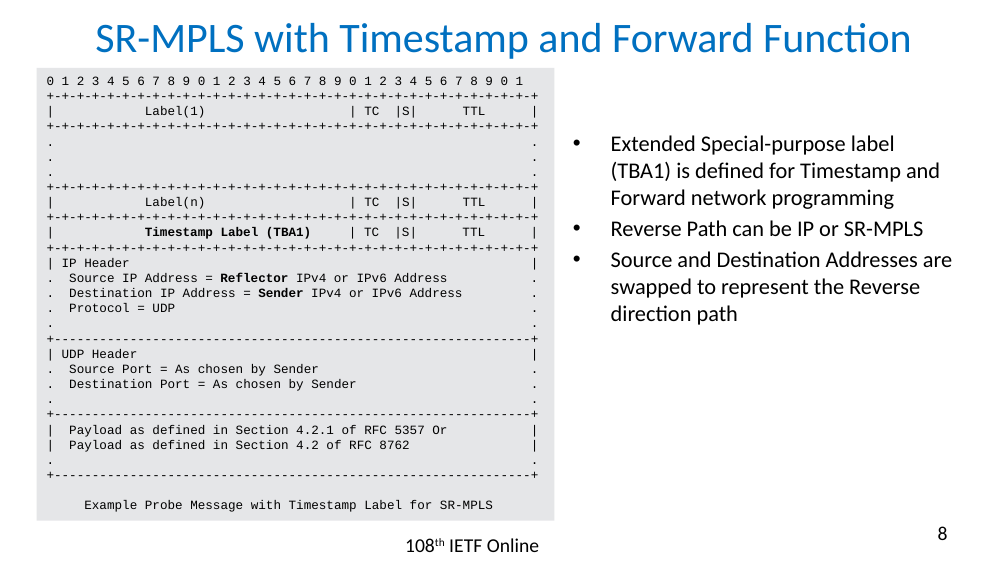
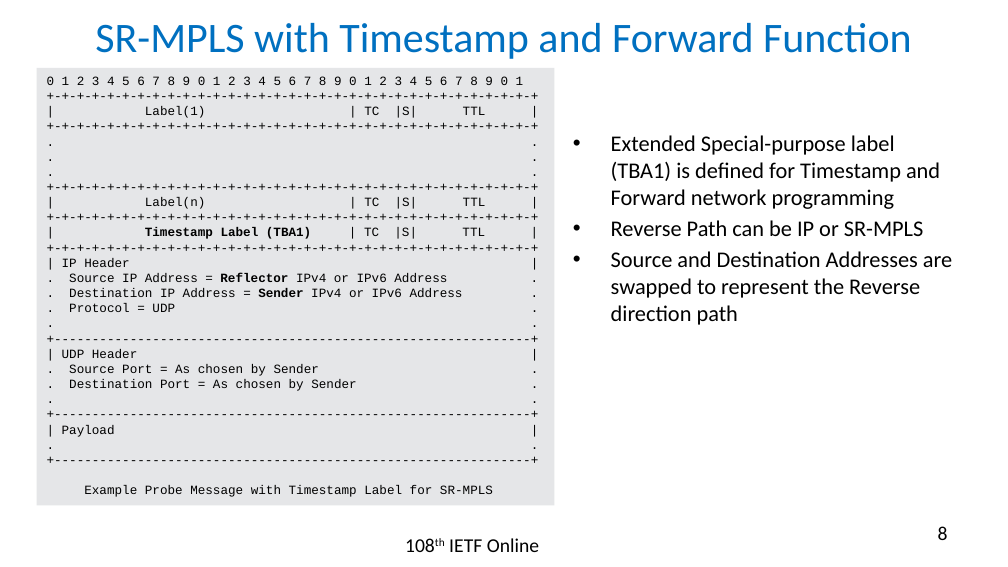
Before and after one commit to rakgandhi/ietf-slides, a slide deck: slide 8 of draft-gandhi-spring-sr-enhanced-plm-02.pptx. Drawn at 1008x567 pixels with LibreOffice and Linux fonts; fonts in the diff are those of the drawing. Boxes give left, top, right and bottom in pixels: in the first picture for what was removed or moved away, otherwise in the second. Text is boxed around its words. In the diff, an @@ line names an element or a change of style, - is before the commit and + after.

```diff
--- a/draft-gandhi-spring-sr-enhanced-plm-02.pptx
+++ b/draft-gandhi-spring-sr-enhanced-plm-02.pptx
@@ rectangle "0 1 2 3 4 ...": place and size @@
-rectangle "0 1 2 3 4 ..." at <box>36,68,554,520</box>
+rectangle "0 1 2 3 4 ..." at <box>36,68,554,505</box>
@@ text in rectangle at <box>47,76,524,437</box>: text changed @@
-0 1 2 3 4 5 6 7 8 9 0 1 2 3 4 5 6 7 8 9 0 1 2 3 4 5 6 7 8 9 0 1 +-+-+-+-+-+-+-+-+-+-+-+-+-+-+-+-+-+-+-+-+-+-+-+-+-+-+-+-+-+-+-+-+ | Label(1) | TC |S| TTL | +-+-+-+-+-+-+-+-+-+-+-+-+-+-+-+-+-+-+-+-+-+-+-+-+-+-+-+-+-+-+-+-+ . . . . . . +-+-+-+-+-+-+-+-+-+-+-+-+-+-+-+-+-+-+-+-+-+-+-+-+-+-+-+-+-+-+-+-+ | Label(n) | TC |S| TTL | +-+-+-+-+-+-+-+-+-+-+-+-+-+-+-+-+-+-+-+-+-+-+-+-+-+-+-+-+-+-+-+-+ | Timestamp Label (TBA1) | TC |S| TTL | +-+-+-+-+-+-+-+-+-+-+-+-+-+-+-+-+-+-+-+-+-+-+-+-+-+-+-+-+-+-+-+-+ | IP Header | . Source IP Address = Reflector IPv4 or IPv6 Address . . Destination IP Address = Sender IPv4 or IPv6 Address . . Protocol = UDP . . . +---------------------------------------------------------------+ | UDP Header | . Source Port = As chosen by Sender . . Destination Port = As chosen by Sender . . . +---------------------------------------------------------------+ | Payload as defined in Section 4.2.1 of RFC 5357 Or | | Payload as defined in Section 4.2 of RFC 8762 | . . +---------------------------------------------------------------+
+0 1 2 3 4 5 6 7 8 9 0 1 2 3 4 5 6 7 8 9 0 1 2 3 4 5 6 7 8 9 0 1 +-+-+-+-+-+-+-+-+-+-+-+-+-+-+-+-+-+-+-+-+-+-+-+-+-+-+-+-+-+-+-+-+ | Label(1) | TC |S| TTL | +-+-+-+-+-+-+-+-+-+-+-+-+-+-+-+-+-+-+-+-+-+-+-+-+-+-+-+-+-+-+-+-+ . . . . . . +-+-+-+-+-+-+-+-+-+-+-+-+-+-+-+-+-+-+-+-+-+-+-+-+-+-+-+-+-+-+-+-+ | Label(n) | TC |S| TTL | +-+-+-+-+-+-+-+-+-+-+-+-+-+-+-+-+-+-+-+-+-+-+-+-+-+-+-+-+-+-+-+-+ | Timestamp Label (TBA1) | TC |S| TTL | +-+-+-+-+-+-+-+-+-+-+-+-+-+-+-+-+-+-+-+-+-+-+-+-+-+-+-+-+-+-+-+-+ | IP Header | . Source IP Address = Reflector IPv4 or IPv6 Address . . Destination IP Address = Sender IPv4 or IPv6 Address . . Protocol = UDP . . . +---------------------------------------------------------------+ | UDP Header | . Source Port = As chosen by Sender . . Destination Port = As chosen by Sender . . . +---------------------------------------------------------------+ | Payload |
+. . +---------------------------------------------------------------+
```
Also in this commit, not shown: 5 other slides changed, 1 other file.
